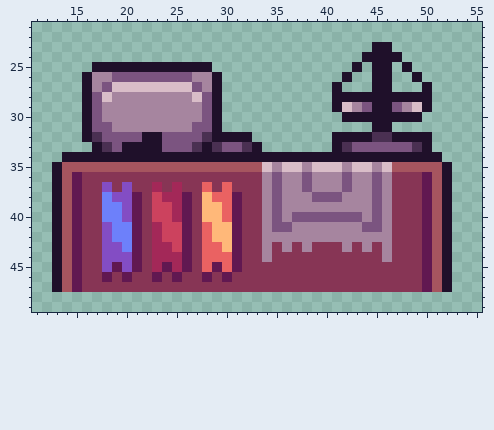
Pixel-art sprite: fried eggplant/Assets/Sprites/Objs/Exit.png. The picture above was drawn from the file before the commit.
The file is 64x64 pixels. Shown: x 11..55, y 21..49.
New version:
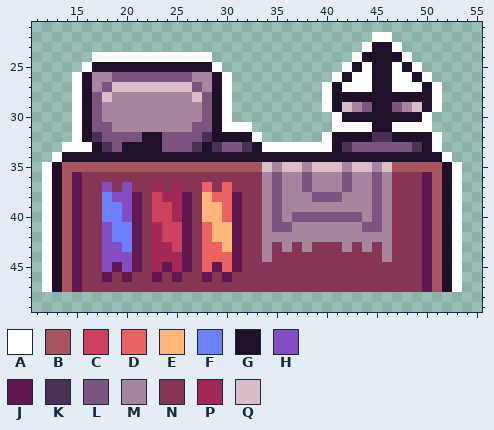
Palette (. is transparent): A #ffffff  B #a6555f  C #cc425e  D #ea6262  E #ffb879  F #6d80fa  G #1f102a  H #834dc4  J #611851  K #4a3052  L #7b5480  M #a6859f  N #873555  P #a32858  Q #d9bdc8
Difference:
@@ x 11..55 @@
 21 .............................................
-22 .............................................
-23 ..................................GG.........
-24 .................................GGGG........
-25 ......GGGGGGGGGGGG..............G.GG.G.......
-26 .....GMMLLLLLLLLMMG............G..GG..G......
-27 .....GMLQQQQQQQQLMG...........G...GG...G.....
-28 .....GLQMMMMMMMMQLG...........GGGGGGGGGG.....
-29 .....GLMMMMMMMMMMLG...........GQMLGGLMQG.....
-30 .....GLMMMMMMMMMMLG............GGGGGGGG......
-31 .....GLLMMMMMMMMLLG...............GG.........
-32 .....GKLLLLGGLLLLKGGGG........GGGGKKGGGG.....
-33 ......GKLGGGGLLLKGKLLKG.......GKLLLLLLKG.....
-34 ...GGGGGGGGGGGGGGGGGGGGGGGGGGGGGGGGGGGGGG....
-35 ..GBBBBBBBBBBBBBBBBBBBBQMQQMQQQMQQMQBBBBBG...
-36 ..GBJNNNNNNNNNNNNNNNNNNMLMMLMMMLMMLMNNNJBG...
-37 ..GBJNNHNHNNPNPNNDNDNNNMLMMLMMMLMMLMNNNJBG...
-38 ..GBJNNFHHJNCPPJNEDDJNNMLMMMLLLMMMLMNNNJBG...
-39 ..GBJNNFFHJNCCPJNEEDJNNMLMMMMMMMMMLMNNNJBG...
-40 ..GBJNNFFHJNCCPJNEEDJNNMLMLLLLLLLMLMNNNJBG...
-41 ..GBJNNHFFJNPCCJNDEEJNNMLLMMMMMMMLLMNNNJBG...
-42 ..GBJNNHFFJNPCCJNDEEJNNMMMMMMMMMMMMMNNNJBG...
-43 ..GBJNNHHFJNPPCJNDDEJNNMNMNMNNNMNMNMNNNJBG...
-44 ..GBJNNHHHJNPPPJNDDDJNNMNNNNNNNNNNNMNNNJBG...
-45 ..GBJNNHJHJNPJPJNDJDJNNNNNNNNNNNNNNNNNNJBG...
-46 ..GBJNNJNJNNJNJNNJNJNNNNNNNNNNNNNNNNNNNJBG...
-47 ..GBJNNNNNNNNNNNNNNNNNNNNNNNNNNNNNNNNNNJBG...
+22 ..................................AA.........
+23 .................................AGGA........
+24 ......AAAAAAAAAAAA..............AGGGGA.......
+25 .....AGGGGGGGGGGGGA............AGAGGAGA......
+26 ....AGMMLLLLLLLLMMGA..........AGAAGGAAGA.....
+27 ....AGMLQQQQQQQQLMGA.........AGAAAGGAAAGA....
+28 ....AGLQMMMMMMMMQLGA.........AGGGGGGGGGGA....
+29 ....AGLMMMMMMMMMMLGA.........AGQMLGGLMQGA....
+30 ....AGLMMMMMMMMMMLGA..........AGGGGGGGGA.....
+31 ....AGLLMMMMMMMMLLGAAA........AAAAGGAAAA.....
+32 ....AGKLLLLGGLLLLKGGGGA......AGGGGKKGGGGA....
+33 ...AAAGKLGGGGLLLKGKLLKGAAAAAAAGKLLLLLLKGA....
+34 ..AGGGGGGGGGGGGGGGGGGGGGGGGGGGGGGGGGGGGGGA...
+35 .AGBBBBBBBBBBBBBBBBBBBBQMQQMQQQMQQMQBBBBBGA..
+36 .AGBJNNNNNNNNNNNNNNNNNNMLMMLMMMLMMLMNNNJBGA..
+37 .AGBJNNHNHNNPNPNNDNDNNNMLMMLMMMLMMLMNNNJBGA..
+38 .AGBJNNFHHJNCPPJNEDDJNNMLMMMLLLMMMLMNNNJBGA..
+39 .AGBJNNFFHJNCCPJNEEDJNNMLMMMMMMMMMLMNNNJBGA..
+40 .AGBJNNFFHJNCCPJNEEDJNNMLMLLLLLLLMLMNNNJBGA..
+41 .AGBJNNHFFJNPCCJNDEEJNNMLLMMMMMMMLLMNNNJBGA..
+42 .AGBJNNHFFJNPCCJNDEEJNNMMMMMMMMMMMMMNNNJBGA..
+43 .AGBJNNHHFJNPPCJNDDEJNNMNMNMNNNMNMNMNNNJBGA..
+44 .AGBJNNHHHJNPPPJNDDDJNNMNNNNNNNNNNNMNNNJBGA..
+45 .AGBJNNHJHJNPJPJNDJDJNNNNNNNNNNNNNNNNNNJBGA..
+46 .AGBJNNJNJNNJNJNNJNJNNNNNNNNNNNNNNNNNNNJBGA..
+47 .AGBJNNNNNNNNNNNNNNNNNNNNNNNNNNNNNNNNNNJBGA..
 48 .............................................
Boxes around the changes in both pictures, in picture pixels (x1, y1, x2, y2):
added: (42, 32, 462, 292)
